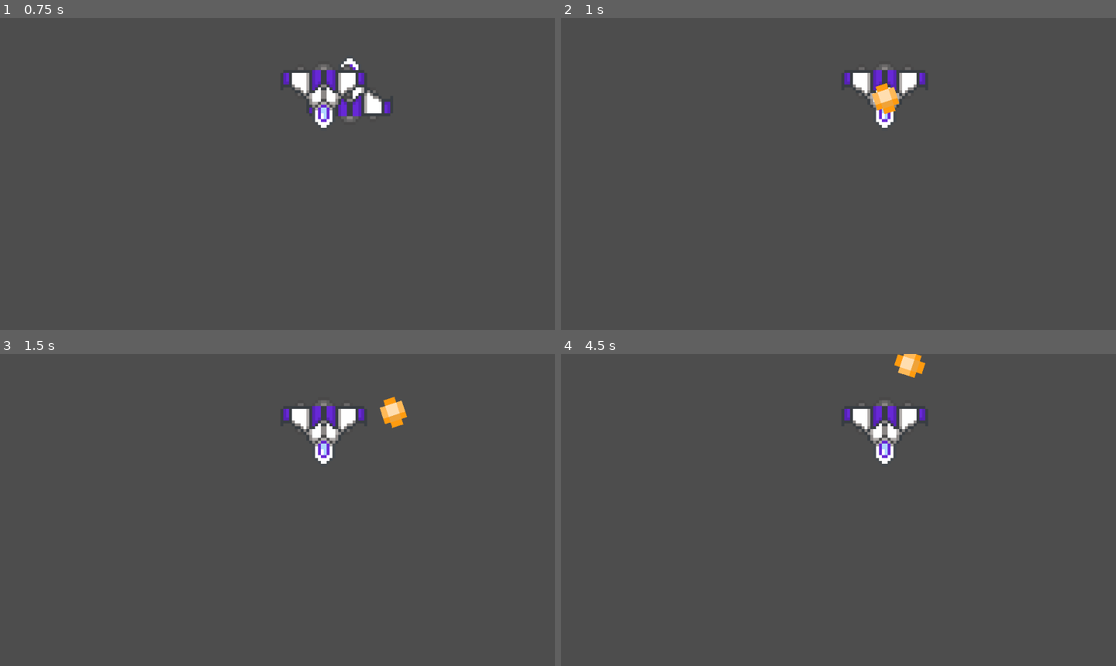
Above: before the commit, frames 1-4 (two rows, left to right).
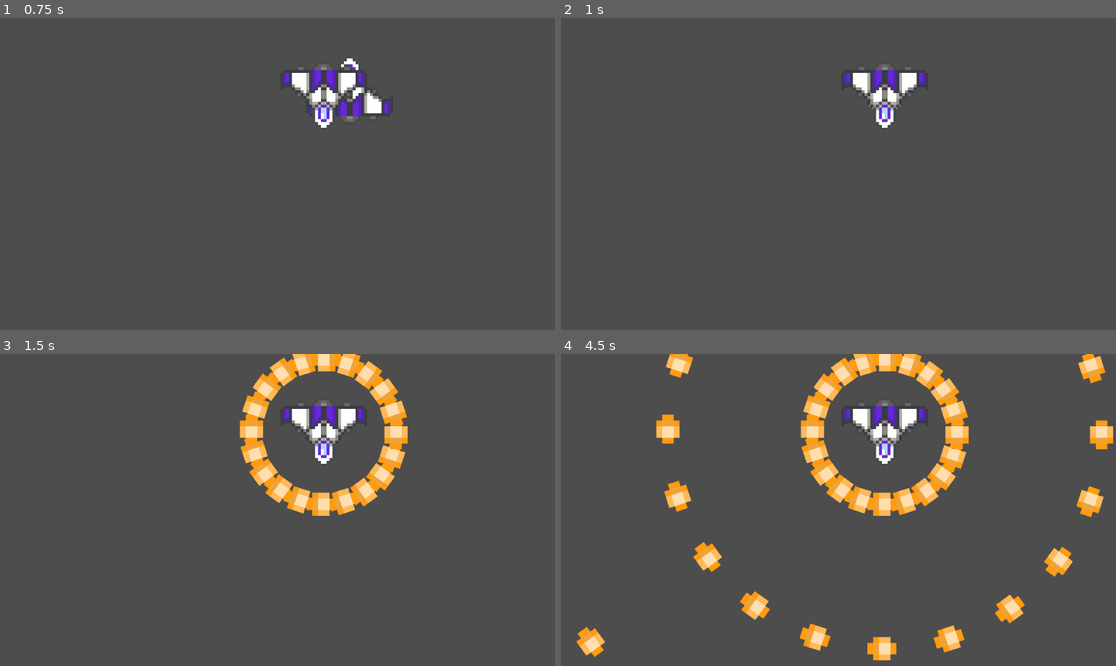
Above: after the commit, the same moments.

Repository: matias0621/Bullet-Hell
Game: Godot game, scene res://Scene/world.tscn
The game is run twice, just before and just after one commit, with the same random seed, the same clock (stepped at 60 frames per second) and the same inputs.
Inputs:
- Up to frame 1 (0.75 s): tap Enter at 0.5 s; hold D (right) from 0.53 s (still down)
- Up to frame 2 (1 s): keep holding D (right)
- Up to frame 3 (1.5 s): release D (right) at 1.28 s; hold S (down) from 1.28 s (still down)
- Up to frame 4 (4.5 s): release S (down) at 2.03 s; hold D (right) 2.03-2.78 s; hold W (up) 2.78-3.53 s; hold A (left) from 3.53 s (still down)

Frame 1 is identical in both runs. In frame 2, 0.3% of the frame differs, in the area x 55-62%, y 20-31%; in frame 3, 5.2%; in frame 4, 9.7%, in the area x 2-100%, y 0-99%.

Commit message:
circle parttern

Diff:
--- a/Script/bullet.gd
+++ b/Script/bullet.gd
@@ -2,10 +2,12 @@
 extends Node2D
 
 @export var speed = 50
+var advance: bool = true
 
 
 func set_rotation_bullet(new_rotation:float):
 	rotation_degrees = new_rotation
 
 func _process(delta: float) -> void:
-	position += transform.x * speed * delta
+	if advance:
+		position += transform.x * speed * delta
--- a/Script/bullet_controller.gd
+++ b/Script/bullet_controller.gd
@@ -9,7 +9,24 @@
 
 
 func _process(delta: float) -> void:
-	spiral_pattern(delta)
+	circle_pattern(delta)
+
+func circle_pattern(delta:float) -> void:
+	time += delta
+	if time > time_wait:
+		var list_bullet:Array[Bullet] = []
+		for i in range(0, amount_bullet):
+			var bullet:Bullet = BULLET.instantiate()
+			bullet.position = self.position
+			bullet.advance = false
+			rotate += get_rotation_for_bullet()
+			bullet.set_rotation_bullet(rotate)
+			list_bullet.append(bullet)
+
+		for i in range(0, list_bullet.size()):
+			list_bullet[i].advance = true
+			get_tree().root.add_child(list_bullet[i])
+		time = 0
 
 func spiral_pattern(delta:float) -> void:
 	time += delta
